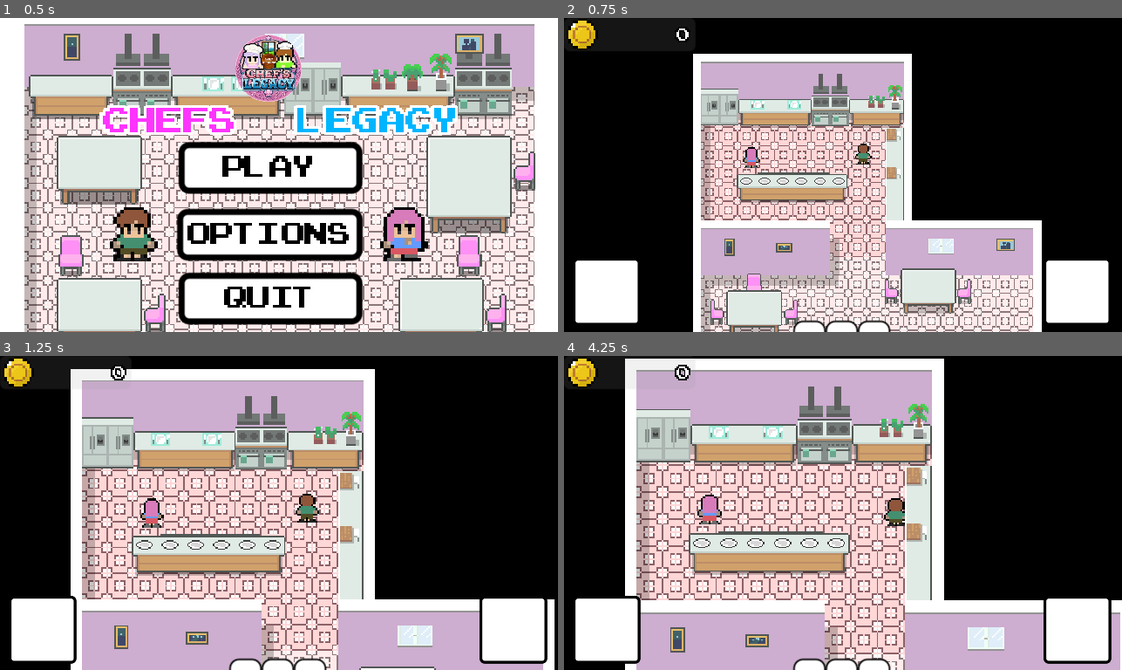
Above: before the commit, frames 1-4 (two rows, left to right).
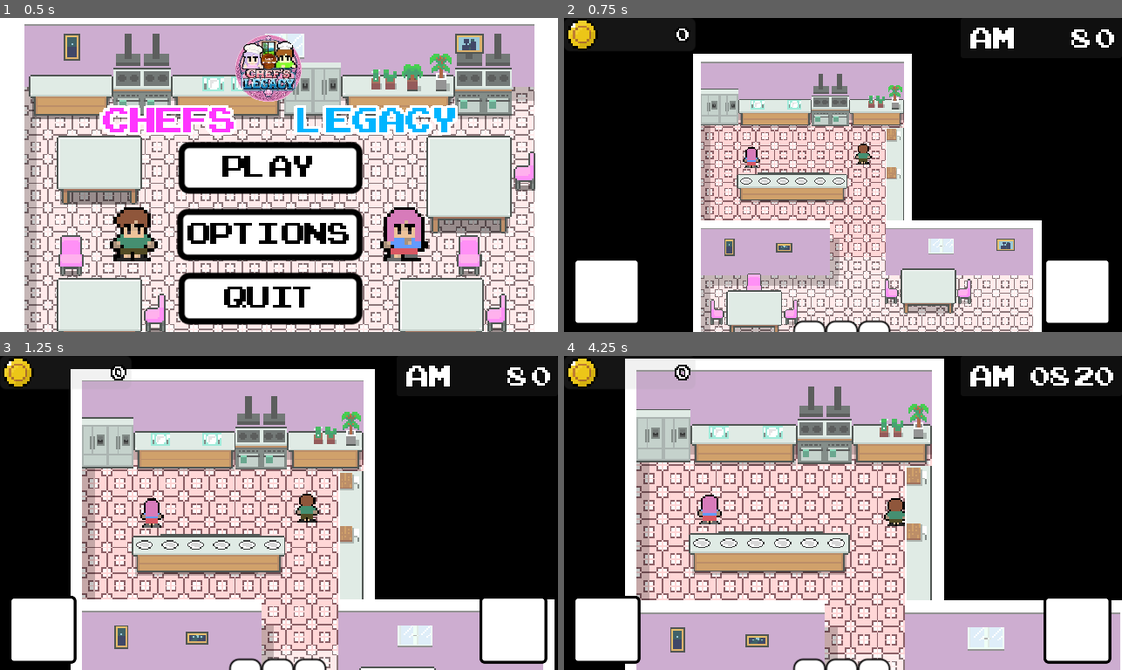
Above: after the commit, the same moments.

Repository: RaiLogic/cooking-game
Game: Godot game, scene res://Scenes/UI/main.tscn
The game is run twice, just before and just after one commit, with the same random seed, the same clock (stepped at 60 frames per second) and the same inputs. The engine's default icon, where the game draws it, is replaced by a stand-in: a white triangle on a blue panel in a dark square.
Inputs (mouse positions are in pixels of both pictures, inside the frame that each line leads up to):
- Up to frame 1 (0.5 s): no input
- Up to frame 2 (0.75 s): click (831, 168) at 0.5 s
- Up to frame 3 (1.25 s): no input
- Up to frame 4 (4.25 s): hold D (right) 1.28-2.03 s; tap 1 (dance) at 1.35, 2.85 s; hold S (down) 2.03-2.78 s; tap E (interact) at 2.1, 3.6 s; hold D (right) 2.78-3.53 s; hold W (up) from 3.53 s (still down)

Frame 1 is identical in both runs. In frame 2, 0.5% of the frame differs, in the area x 72-99%, y 3-10%; in frame 3, 0.5%; in frame 4, 0.8%.

Commit message:
Added Time in UI

Diff:
--- a/Scenes/Map/restaurant.tscn
+++ b/Scenes/Map/restaurant.tscn
@@ -19,6 +19,7 @@
 [ext_resource type="Resource" uid="uid://c4v051qosrjsh" path="res://Resources/Recipes/restaurant_menu.tres" id="14_7m7i6"]
 [ext_resource type="PackedScene" uid="uid://bqsjpkc8u85dp" path="res://Scenes/Players/customer.tscn" id="14_538iu"]
 [ext_resource type="PackedScene" uid="uid://tyty0nsws7df" path="res://Scenes/UI/money_ui.tscn" id="15_iy6l8"]
+[ext_resource type="PackedScene" uid="uid://cbrvh7ws4av1l" path="res://Scenes/time_ui.tscn" id="17_grp70"]
 
 [sub_resource type="NavigationPolygon" id="NavigationPolygon_ekhw0"]
 vertices = PackedVector2Array(126, 269.20313, 142.3125, 267.84375, 143.29688, 302.78125, 126, 295.1172, 125, 334.85156, …(374 unchanged characters)…
@@ -472,7 +473,7 @@
 position = Vector2(197, 12)
 
 [node name="Camera2D" parent="Players" unique_id=572807410 node_paths=PackedStringArray("p2", "p1") instance=ExtResource("4_ynmxk")]
-position = Vector2(138.765, 182)
+position = Vector2(137.765, 182)
 limit_top = -20
 limit_bottom = 345
 position_smoothing_enabled = false
@@ -512,6 +513,8 @@
 offset_top = -114.0
 offset_bottom = -2.0
 
+[node name="TimeUI" parent="UI" unique_id=1710532550 instance=ExtResource("17_grp70")]
+
 [node name="CustomerSpawner" type="Node" parent="." unique_id=509079700]
 script = ExtResource("13_emkxa")
 customer_scene = ExtResource("14_538iu")
--- a/Scenes/time_ui.tscn
+++ b/Scenes/time_ui.tscn
@@ -5,13 +5,13 @@
 
 [sub_resource type="LabelSettings" id="LabelSettings_1vivr"]
 font = ExtResource("1_t1xxb")
-font_size = 48
+font_size = 42
 outline_size = 4
 outline_color = Color(0, 0, 0, 1)
 
 [sub_resource type="LabelSettings" id="LabelSettings_8vrlf"]
 font = ExtResource("1_t1xxb")
-font_size = 42
+font_size = 48
 outline_size = 4
 outline_color = Color(0, 0, 0, 1)
 
@@ -20,8 +20,8 @@
 anchors_preset = 1
 anchor_left = 1.0
 anchor_right = 1.0
-offset_left = -169.0
-offset_bottom = 63.0
+offset_left = -185.0
+offset_bottom = 46.0
 grow_horizontal = 0
 script = ExtResource("1_ul3sl")
 
@@ -35,30 +35,31 @@
 
 [node name="Time" type="Label" parent="." unique_id=1679054463]
 layout_mode = 1
-anchors_preset = 15
+anchors_preset = 6
+anchor_left = 1.0
+anchor_top = 0.5
 anchor_right = 1.0
-anchor_bottom = 1.0
-offset_left = 17.0
-offset_top = -5.0
-offset_right = -10.0
-offset_bottom = -3.0
-grow_horizontal = 2
+anchor_bottom = 0.5
+offset_left = -105.0
+offset_top = -31.0
+offset_right = -7.0
+offset_bottom = 34.0
+grow_horizontal = 0
 grow_vertical = 2
-text = "8:00"
+text = "12 00"
 label_settings = SubResource("LabelSettings_1vivr")
 horizontal_alignment = 2
 vertical_alignment = 1
 
 [node name="Meridium" type="Label" parent="." unique_id=151776157]
 layout_mode = 1
-anchors_preset = 15
-anchor_right = 1.0
-anchor_bottom = 1.0
-offset_left = 3.0
-offset_top = 1.0
-offset_right = -103.0
-offset_bottom = 1.0
-grow_horizontal = 2
+anchors_preset = 4
+anchor_top = 0.5
+anchor_bottom = 0.5
+offset_left = 11.0
+offset_top = -24.5
+offset_right = 64.0
+offset_bottom = 24.5
 grow_vertical = 2
 text = "AM"
 label_settings = SubResource("LabelSettings_8vrlf")
--- a/Scripts/Autoloads/time-manager.gd
+++ b/Scripts/Autoloads/time-manager.gd
@@ -6,13 +6,13 @@
 @onready var timer: Timer = Timer.new()
 
 # HOW LONG WILL IT TAKE BEFORE TIME_PROGRESS
-const REAL_SECOND_STEP : float = 0.1
+const REAL_SECOND_STEP : float = 2
 # HOW MUCH TIME WILL PASS EVERY EVERY REAL SECONDS
 const TIME_PROGRESS: int = 10
 
-var hour : int = 8
-var minute : int = 0
-var is_morning : bool = true
+@onready var hour : int = 8
+@onready var minute : int = 0
+@onready var is_morning : bool = true
 
 func _ready() -> void:
 	add_child(timer)
@@ -21,8 +21,11 @@
 	day_ended.connect(func(): print("Closing Time"))
 	start_day()
 
+func _process(delta: float) -> void:
+	print("%02d:%02d" % [hour, minute])
+
 func start_day() -> void:
-	is_morning = false
+	is_morning = true
 	timer.start()
 
 func _update_time() -> void:
--- a/Scripts/UI/time_ui.gd
+++ b/Scripts/UI/time_ui.gd
@@ -3,11 +3,24 @@
 @onready var time_label: Label = $Time
 @onready var meridium: Label = $Meridium
 
-# Called when the node enters the scene tree for the first time.
+
 func _ready() -> void:
-	pass # Replace with function body.
+	time_label.text = str(time.hour) + " " + str(time.minute)
+	time.time_changed.connect(update_time)
 
 
-# Called every frame. 'delta' is the elapsed time since the previous frame.
 func _process(delta: float) -> void:
-	pass
+	check_meridium()
+
+func update_time(hour: int, minute: int) -> void:
+	time_label.text = (
+		str("%02d" % time.hour) + " " + str("%02d" % time.minute)
+		)
+
+
+func check_meridium() -> void:
+
+	if time.is_morning:
+		meridium.text = "AM"
+	else:
+		meridium.text = "PM"
